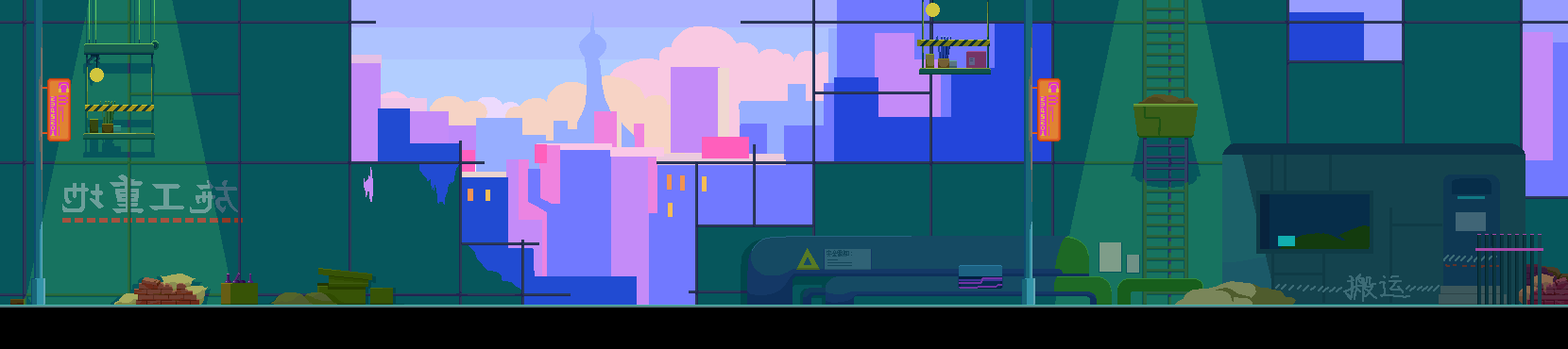
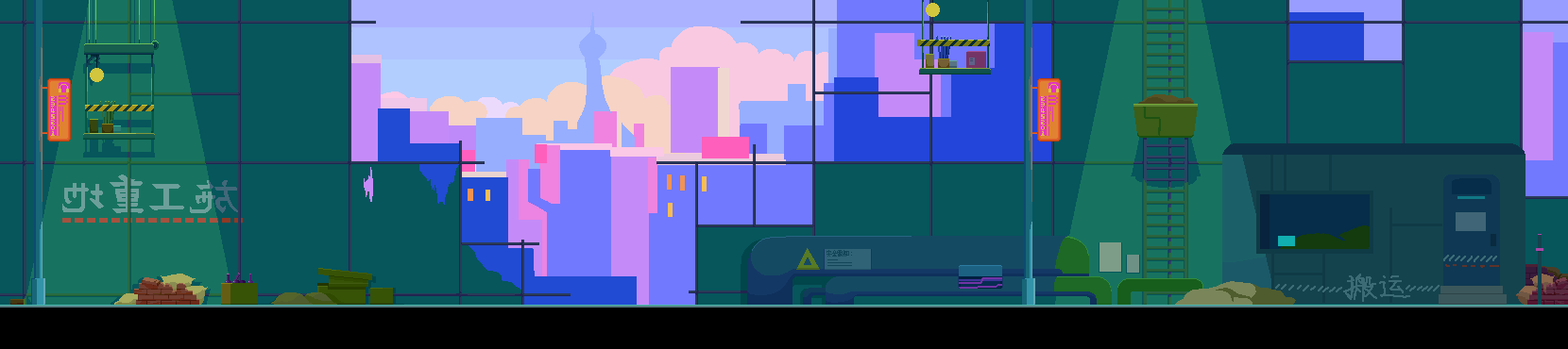
Layered file, before and after one edit (1568x349). Changes by layer:
hid "大桥施工地mendakai" over (1475, 234, 1536, 306)
